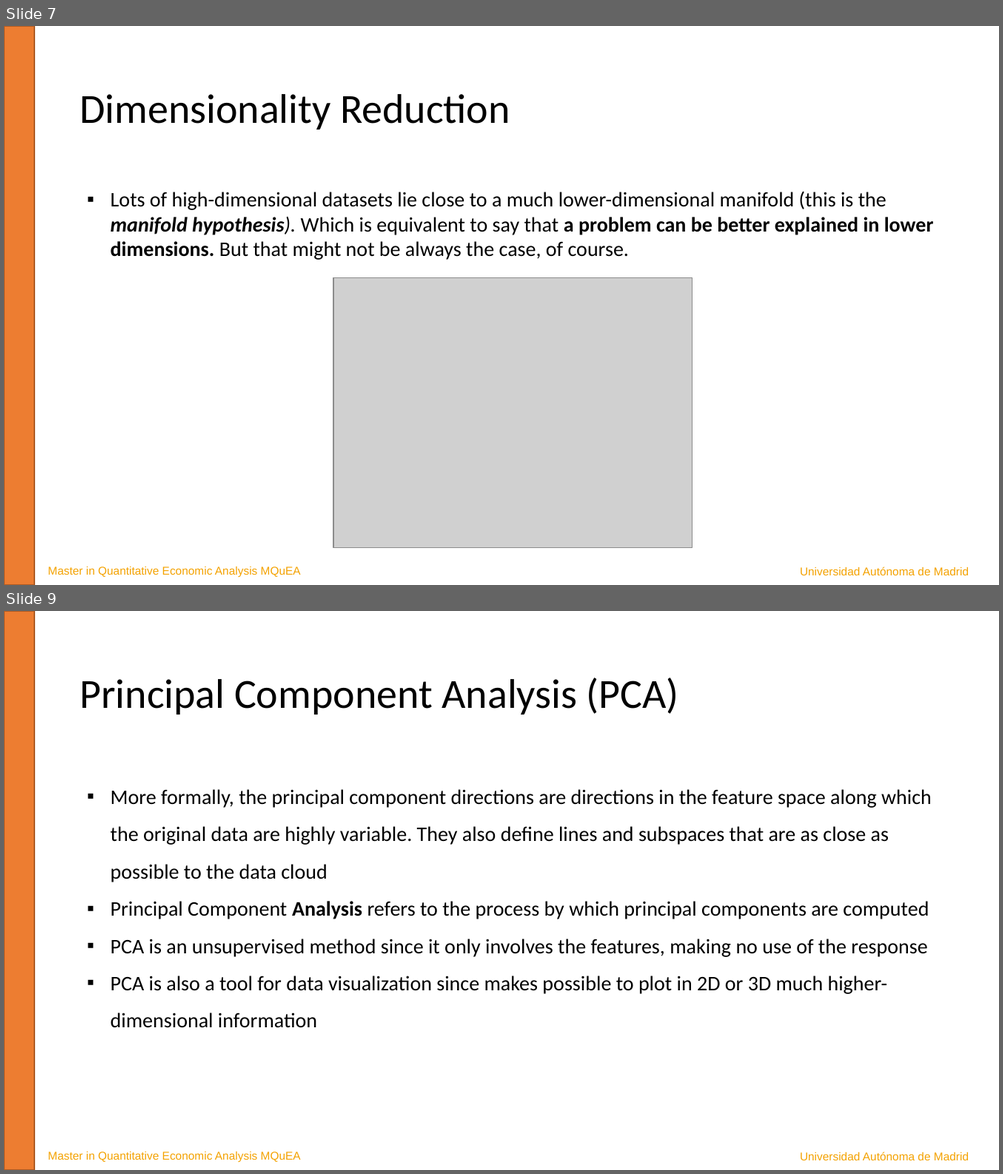
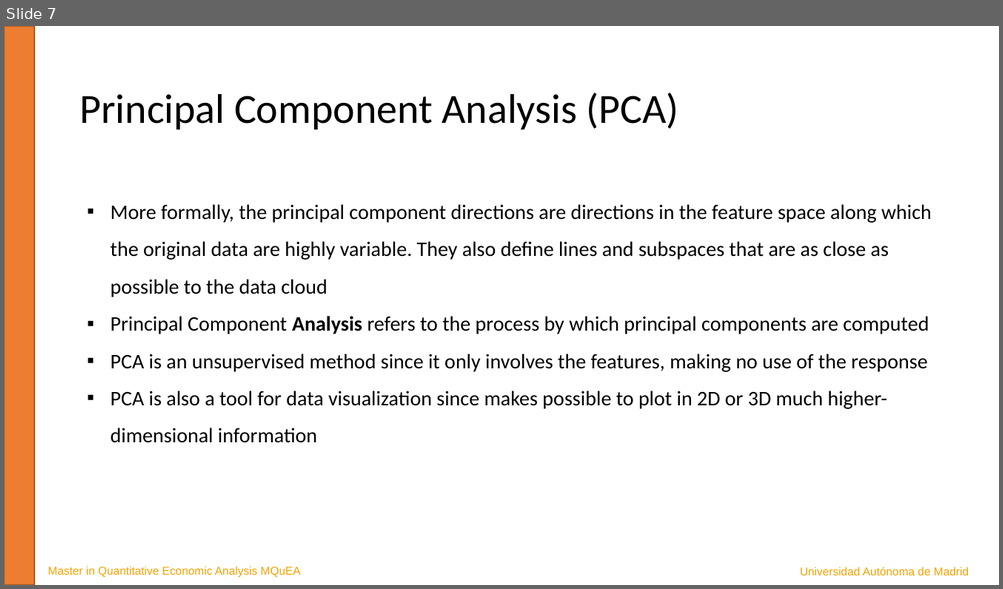
Before and after one commit to JavierBas/IMLEF-MQuEA, a slide deck: Course content/Slides/Topic 7 - Dimensionality reduction.pptx. Shown one above the other, each under a label of ours: slides 7 and 9 before the commit, slide 7 after it; the slides between them are not shown. The pictures are 1003x1174 and 1003x589 pixels, drawn with LibreOffice and Linux fonts; fonts in the diff are those of the drawing; grey boxes stand for pictures. Boxes give left, top, right and bottom in pixels: in the first picture for what was removed or moved away, otherwise in the second. Text is boxed around its words. In the diff, an @@ line names an element or a change of style, - is before the commit and + after.

```diff
--- a/Course content/Slides/Topic 7 - Dimensionality reduction.pptx
+++ b/Course content/Slides/Topic 7 - Dimensionality reduction.pptx
@@ slide 7 removed at bbox=[4, 26, 999, 585], background #FFFFFF @@
@@ rectangle removed at bbox=[4, 26, 34, 585] @@
@@ title removed at bbox=[79, 94, 510, 130] @@
-Dimensionality Reduction
@@ text removed at bbox=[111, 191, 933, 260] @@
-▪ Lots of high-dimensional datasets lie close to a much lower-dimensional manifold (this is the manifold hypothesis). Which is equivalent to say that a problem can be better explained in lower dimensions. But that might not be always the case, of course.
@@ picture removed at bbox=[333, 278, 691, 548] @@
@@ text removed at bbox=[48, 567, 301, 577] @@
-Master in Quantitative Economic Analysis MQuEA
@@ text removed at bbox=[800, 567, 968, 576] @@
-Universidad Autónoma de Madrid
@@ what was slide 9 is now slide 7 @@
```
Also in this commit, not shown: 6 slides changed, 1 slide added, 1 other slide removed, 6 other files.
